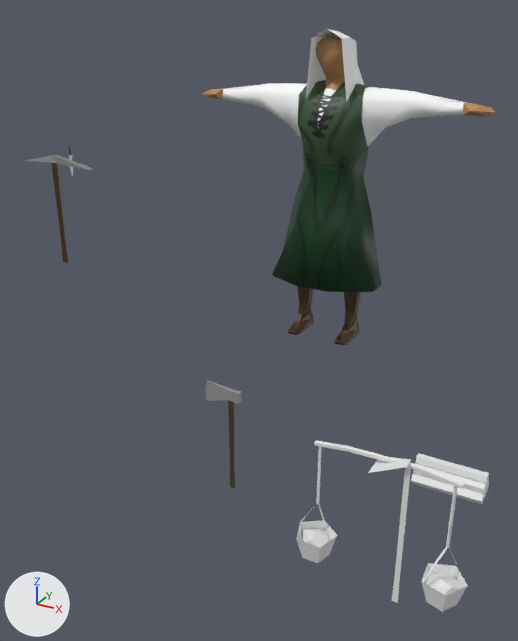
The Blender file 3DModels/BlendFiles/villger-female.blend: old version first, new version second.
The view is the same before and after, from a 50 mm lens placed at (11.38, -26.76, 6.99), pointed at (-2.87, -0.84, -5.97). Every picture has the same lights, and +X, +Y and +Z are marked at lower left.
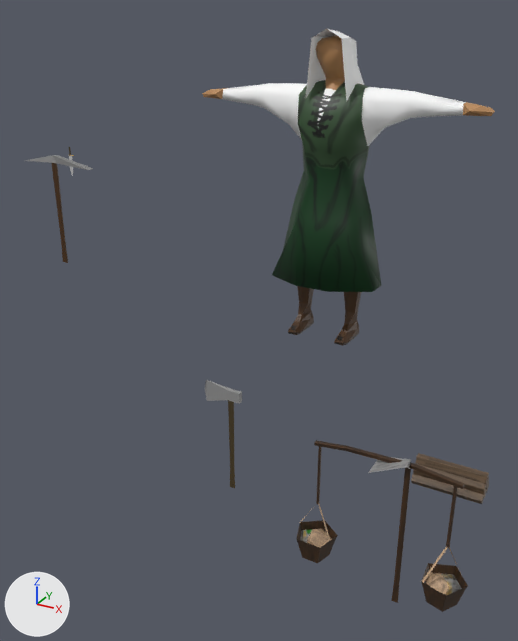
What differs and where, as boxes (x1, y1, x2, y2) in the pictures (518 x 641 px; the box of a moved part takes in the faces that stretch with it):
'Cylinder', recoloured (white to brown): (411, 453, 489, 504) in both
part 1 of me_circle, moved or reshaped: (296, 446, 330, 563) in both
part 2 of me_circle, moved or reshaped: (421, 486, 468, 612) in both
part 3 of me_circle, recoloured (white to brown): (300, 440, 468, 590) in both
part 4 of me_plane_002, moved or reshaped: (368, 457, 411, 473) in both
part 5 of me_plane_002, recoloured (grey to brown): (391, 461, 411, 603) in both

The change, as a list of edits to the scene's bpy script:
```text
Add img_villger_female_houe_png:
    img_villger_female_houe_png = load_image('villger-female_houe.png', '../../Textures/villger-female_houe.png', 1024, 1024, 'sRGB')
Add img_villger_female_bois_png:
    img_villger_female_bois_png = load_image('villger-female_bois.png', '../../Textures/villger-female_bois.png', 1024, 1024, 'sRGB')
Add img_villger_female_gather_png:
    img_villger_female_gather_png = load_image('villger-female-gather.png', '../../Textures/villger-female-gather.png', 1024, 1024, 'sRGB')
Add mat_villger_female_houe_png:
    mat_villger_female_houe_png = principled_material('villger-female_houe.png')
    mat_villger_female_houe_png.texture = img_villger_female_houe_png
Add mat_villger_female_bois_png:
    mat_villger_female_bois_png = principled_material('villger-female_bois.png')
    mat_villger_female_bois_png.texture = img_villger_female_bois_png
Add mat_villger_female_gather_png:
    mat_villger_female_gather_png = principled_material('villger-female-gather.png')
    mat_villger_female_gather_png.texture = img_villger_female_gather_png
Change me_circle:
    where me_circle.from_pydata(...)  # 82 vertices, 103 faces; spans x -3.92..3.96, y -0.95..1.01, z -4.21..2.27
    used by ob_circle; location = (3.97, -2.52, -12.22)
    me_circle part 1
    23 faces are deleted
    23 new faces join them
    me_circle part 2
    22 faces are deleted
    22 new faces join them
    me_circle part 3: 103 faces spanning x -3.92..3.96, y -0.95..1.01, z -4.21..2.27 switch from no material to mat_villger_female_gather_png (picture img_villger_female_gather_png)
Change me_cylinder:
    where me_cylinder.from_pydata(...)  # 60 vertices, 42 faces; spans x -1.56..1.56, y -0.69..0.68, z -0.5..0.71
    add me_cylinder.materials.append(mat_villger_female_bois_png)  # picture img_villger_female_bois_png
Change me_plane_002:
    where me_plane_002.from_pydata(...)  # 13 vertices, 12 faces; spans x -16.03..-8.8, y -11.83..-10.23, z -0.71..0.65
    used by ob_plane_002; location = (-6.66, -2.73, -1.04); rotation_euler = (1.571, -1.571, 0.0), in degrees (90, -90, 0)
    verts and faces of me_plane_002; kept vertices keep their numbers, new ones are numbered from 13
    before: 1 (-9.35, -10.23, 0.65) at pixel (368, 473), 9 (-8.8, -11.69, 0.29) at pixel (406, 467), 10 (-9.35, -10.23, -0.71), 11 (-8.8, -11.68, -0.32) at pixel (411, 459)
    me_plane_002 part 4
    add delete_faces([(1, 10, 11), (1, 11, 9)])
    add faces += [(1, 11, 10), (1, 9, 11)]
    me_plane_002 part 5: 12 faces spanning x -16.03..-8.8, y -11.83..-10.23, z -0.71..0.65 switch from no material to mat_villger_female_houe_png (picture img_villger_female_houe_png)
```
